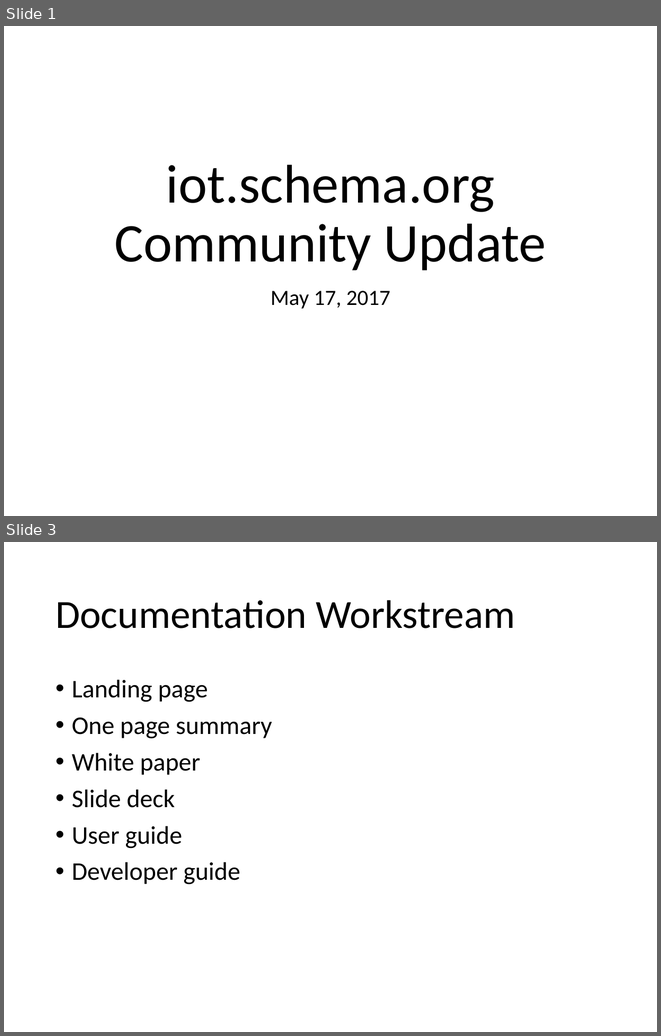
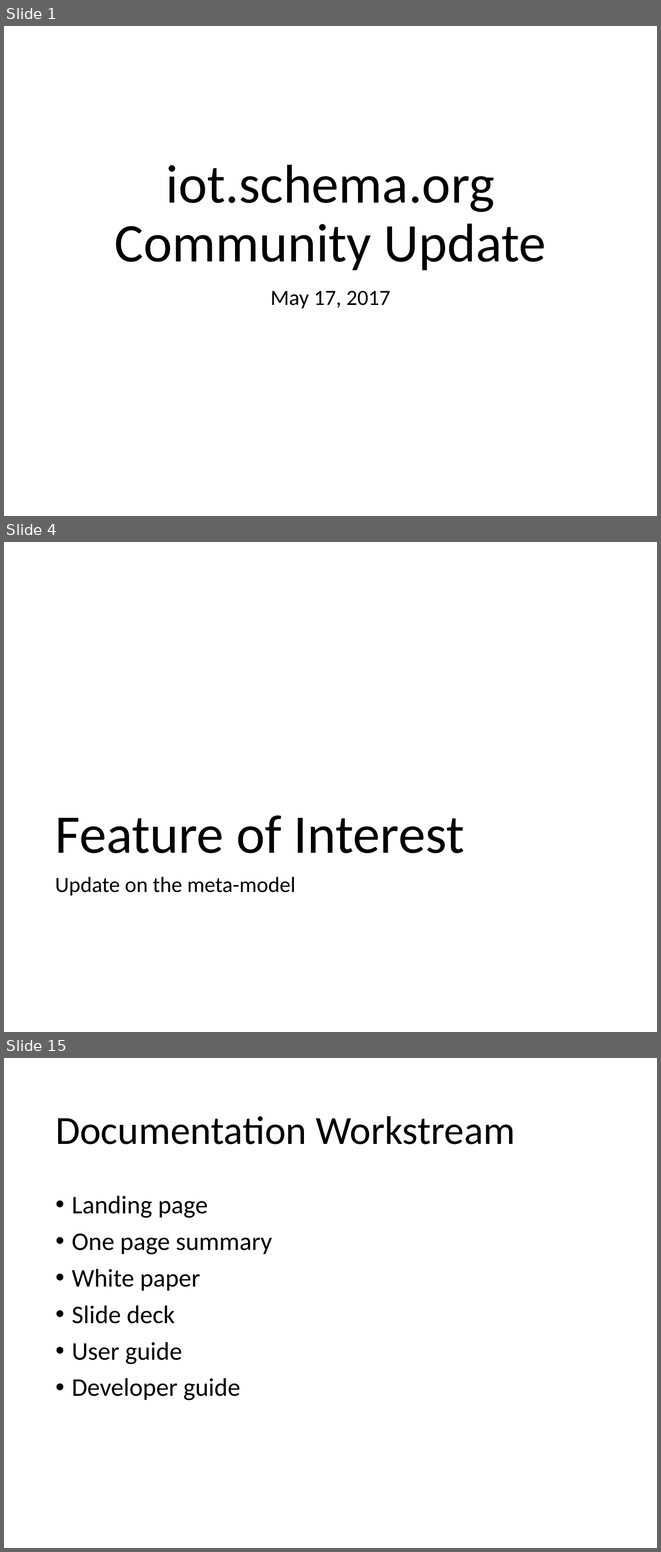
Before and after one commit to iot-schema-collab/teleconferences, a slide deck: iotschema-17may20218.pptx. Shown one above the other, each under a label of ours: slides 1 and 3 before the commit, slides 1, 4 and 15 after it; the slides between them are not shown. The pictures are 661x1036 and 661x1552 pixels, drawn with LibreOffice and Linux fonts; fonts in the diff are those of the drawing. Boxes give left, top, right and bottom in pixels: in the first picture for what was removed or moved away, otherwise in the second. Text is boxed around its words. In the diff, an @@ line names an element or a change of style, - is before the commit and + after.

```diff
--- a/iotschema-17may20218.pptx
+++ b/iotschema-17may20218.pptx
@@ slide 4 added at (4,542,657,1032), background #FFFFFF @@
@@ title added at (55,815,465,853), 60 pt, text #000000 @@
+Feature of Interest
@@ text added at (55,876,296,896), 24 pt, text #000000 @@
+Update on the meta-model
@@ what was slide 3 is now slide 15 @@
```
Also in this commit, not shown: 2 slides changed, 10 other slides added, 1 slide removed, 1 other file.
